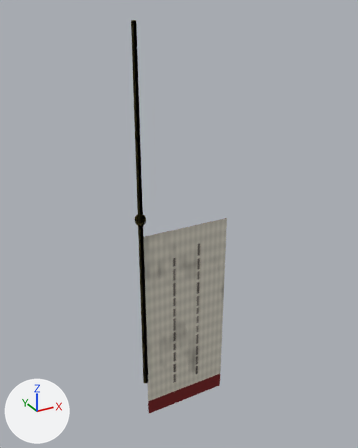
The Blender file blender_src/props/spirit_flag.blend: old version first, new version second.
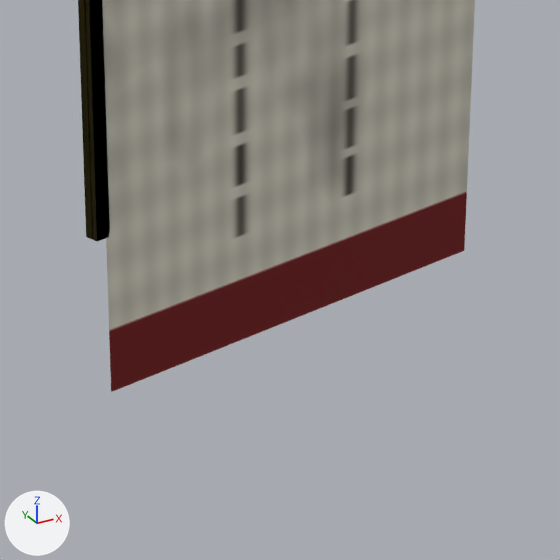
The first picture shows the older version from a camera (50 mm lens) standing at (-0.91, -2.04, 2.9) and looking at (0.25, 0.06, 1.85). The close-ups show the older and then the newer version on the part from 35% to 67% of the width and 75% to 100% of the height of that picture. Only the edits that show in the close-ups are written down. Arrows for +X, +Y and +Z are at lower left; the lights stay in place.

The first close-up shows 'Cloth', 'Pole'.
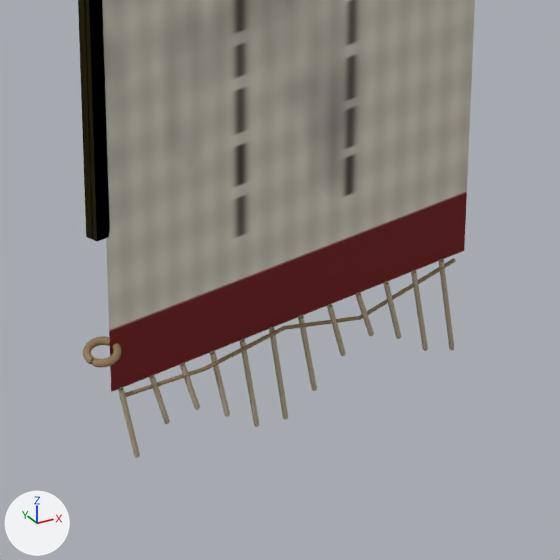
Where the change shows, as pixel boxes (x1, y1, x2, y2) in the close-ups (560 x 560 px):
'Art_Parchment', added
    after: (118, 259, 454, 458)
'Art_UnbleachedPaper', added
    after: (119, 258, 456, 399)
'Art_FadedThread', added (brown)
    after: (83, 336, 121, 367)

The change, as a list of edits to the scene's bpy script:
```text
Add img_woven_paper:
    img_woven_paper = load_image('woven_paper', '_unpacked/woven_paper', 256, 256, 'sRGB')
Add mat_parchment:
    mat_parchment = bpy.data.materials.new('Parchment')
    # colours: beige #cebfa2
    # uses the picture img_woven_paper
Add mat_unbleachedpaper:
    mat_unbleachedpaper = bpy.data.materials.new('UnbleachedPaper')
    # colours: brown #a28b65
    # uses the picture img_woven_paper
Add mat_fadedthread:
    mat_fadedthread = principled_material('FadedThread')
    mat_fadedthread.base_color = (0.29, 0.2, 0.1)  # brown #937c59
    mat_fadedthread.roughness = 0.89
Add me_art_parchment:
    me_art_parchment.from_pydata(...)  # 144 vertices, 120 faces; spans x 0.017..0.488, y -0.022..-0.003, z 0.57..0.711
    me_art_parchment.materials.append(mat_parchment)
Add me_art_unbleachedpaper:
    me_art_unbleachedpaper.from_pydata(...)  # 30 vertices, 40 faces; spans x 0.018..0.49, y -0.014..-0.005, z 0.672..0.712
    me_art_unbleachedpaper.materials.append(mat_unbleachedpaper)
Add me_art_fadedthread:
    me_art_fadedthread.from_pydata(...)  # 891 vertices, 1536 faces; spans x -0.023..0.023, y -0.023..0.023, z 0.767..1.924
    me_art_fadedthread.materials.append(mat_fadedthread)  # brown #937c59
Add ob_art_parchment:
    ob_art_parchment = bpy.data.objects.new('Art_Parchment', me_art_parchment)
    ob_art_parchment.parent = ob_spirit_flag
    ob_art_parchment.location = (0.0, 0.0, 0.0)
Add ob_art_unbleachedpaper:
    ob_art_unbleachedpaper = bpy.data.objects.new('Art_UnbleachedPaper', me_art_unbleachedpaper)
    ob_art_unbleachedpaper.parent = ob_spirit_flag
    ob_art_unbleachedpaper.location = (0.0, 0.0, 0.0)
Add ob_art_fadedthread:
    ob_art_fadedthread = bpy.data.objects.new('Art_FadedThread', me_art_fadedthread)
    ob_art_fadedthread.parent = ob_spirit_flag
    ob_art_fadedthread.location = (0.0, 0.0, 0.0)
```
